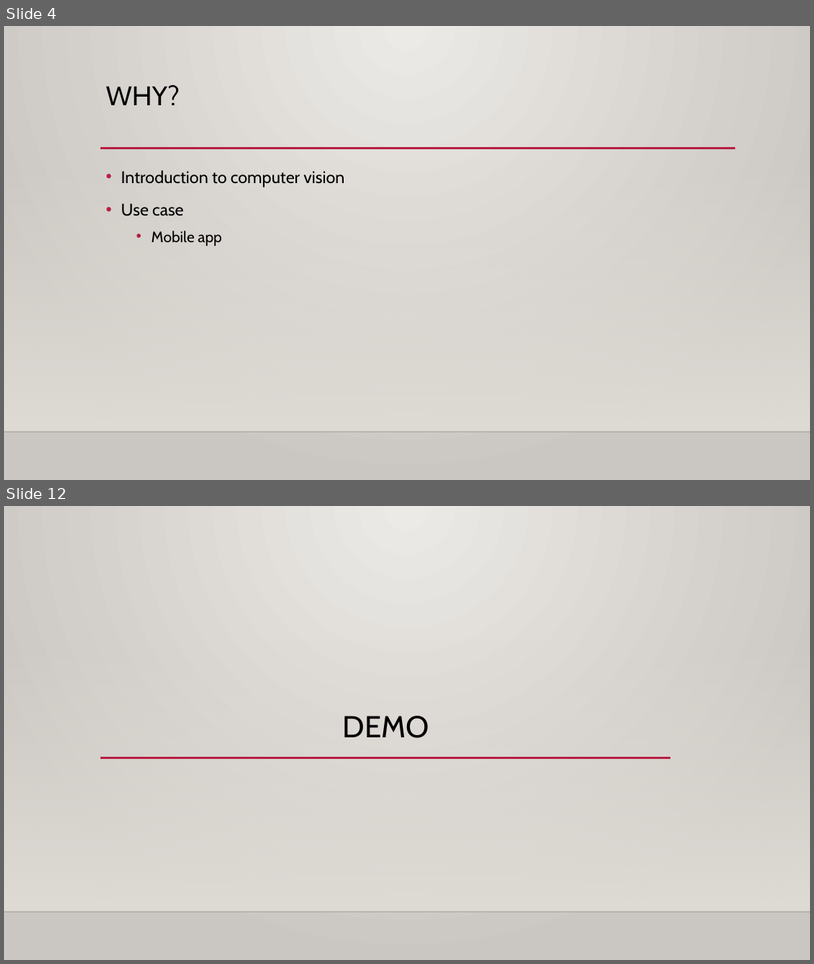
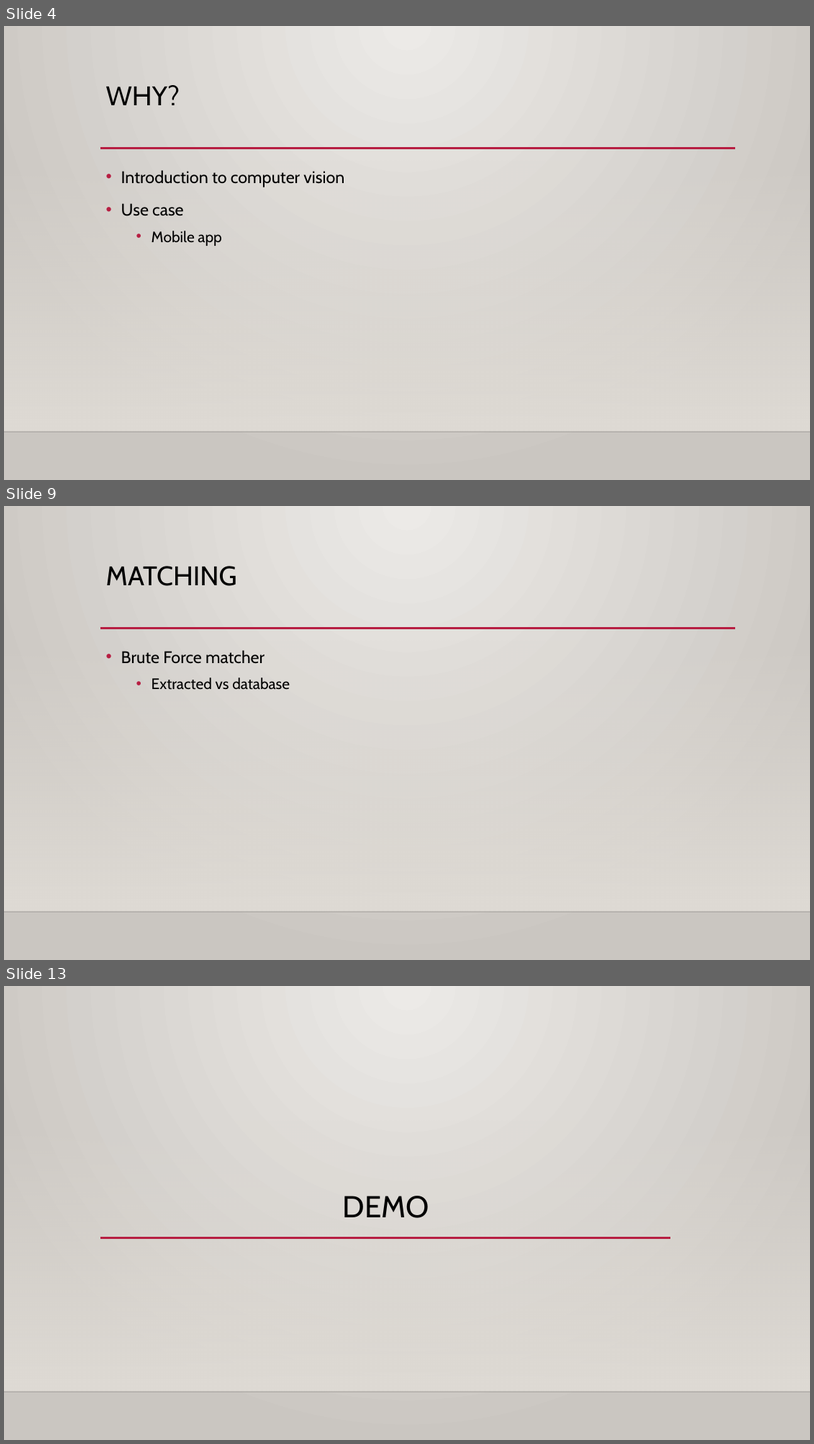
Before and after one commit to timothythiecke/ComputerVisieProject, a slide deck: Presentation/presentation.pptx. Shown one above the other, each under a label of ours: slides 4 and 12 before the commit, slides 4, 9 and 13 after it; the slides between them are not shown. The pictures are 814x964 and 814x1444 pixels, drawn with LibreOffice and Linux fonts; fonts in the diff are those of the drawing; background and template pictures are left out. Boxes give left, top, right and bottom in pixels: in the first picture for what was removed or moved away, otherwise in the second. Text is boxed around its words. In the diff, an @@ line names an element or a change of style, - is before the commit and + after.

```diff
--- a/Presentation/presentation.pptx
+++ b/Presentation/presentation.pptx
@@ slide 9 added at [4, 506, 810, 960], background gradient #ECEAE7 to #CAC7C1; not listed: 3 template elements that a slide beside it also shows @@
@@ title added at [106, 566, 237, 586], 32 pt, text #000000 @@
+MATCHING
@@ text added at [121, 650, 290, 690], 18 pt, text #000000 @@
+• Brute Force matcher
+  • Extracted vs database
@@ what was slide 12 is now slide 13 @@
```
Also in this commit, not shown: 4 slides changed, 10 other slides added, 6 slides removed.
